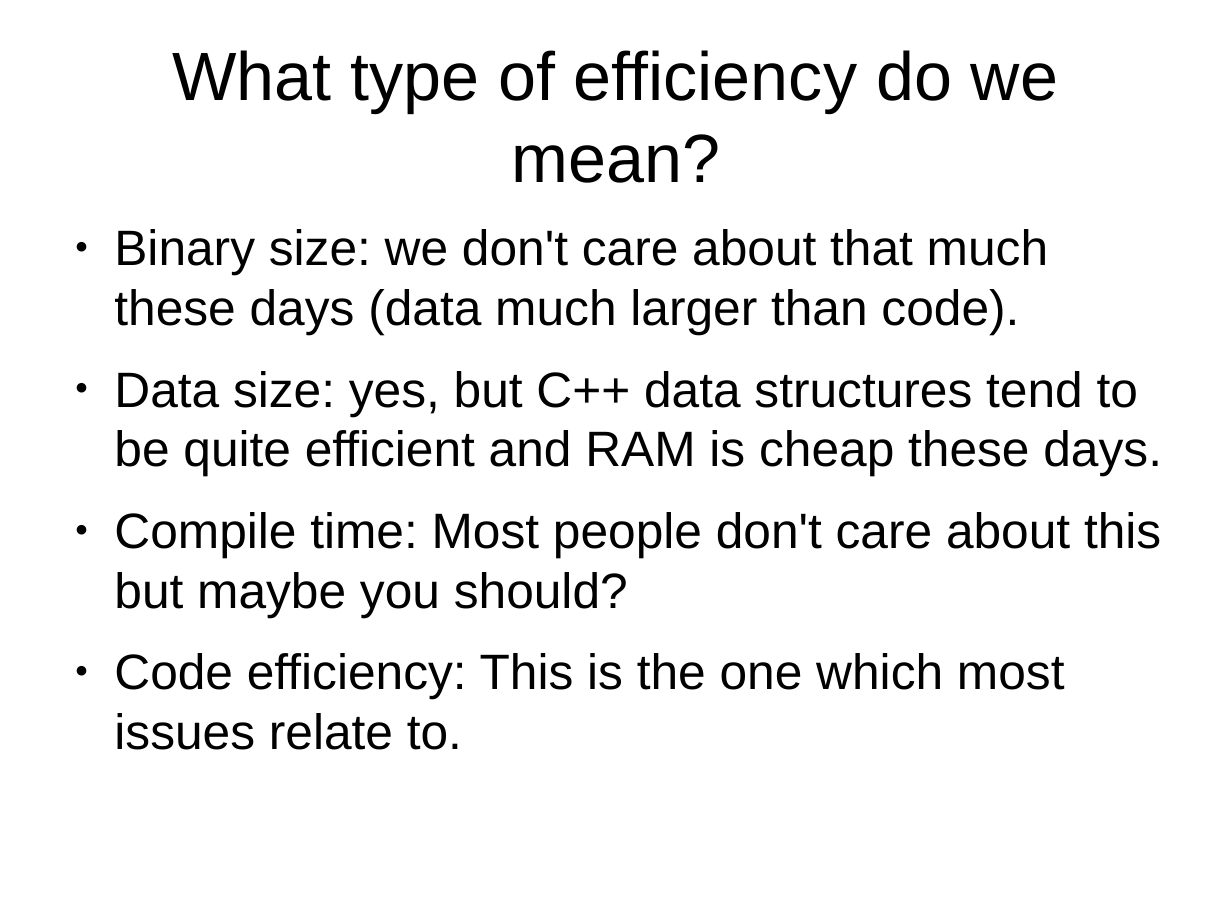
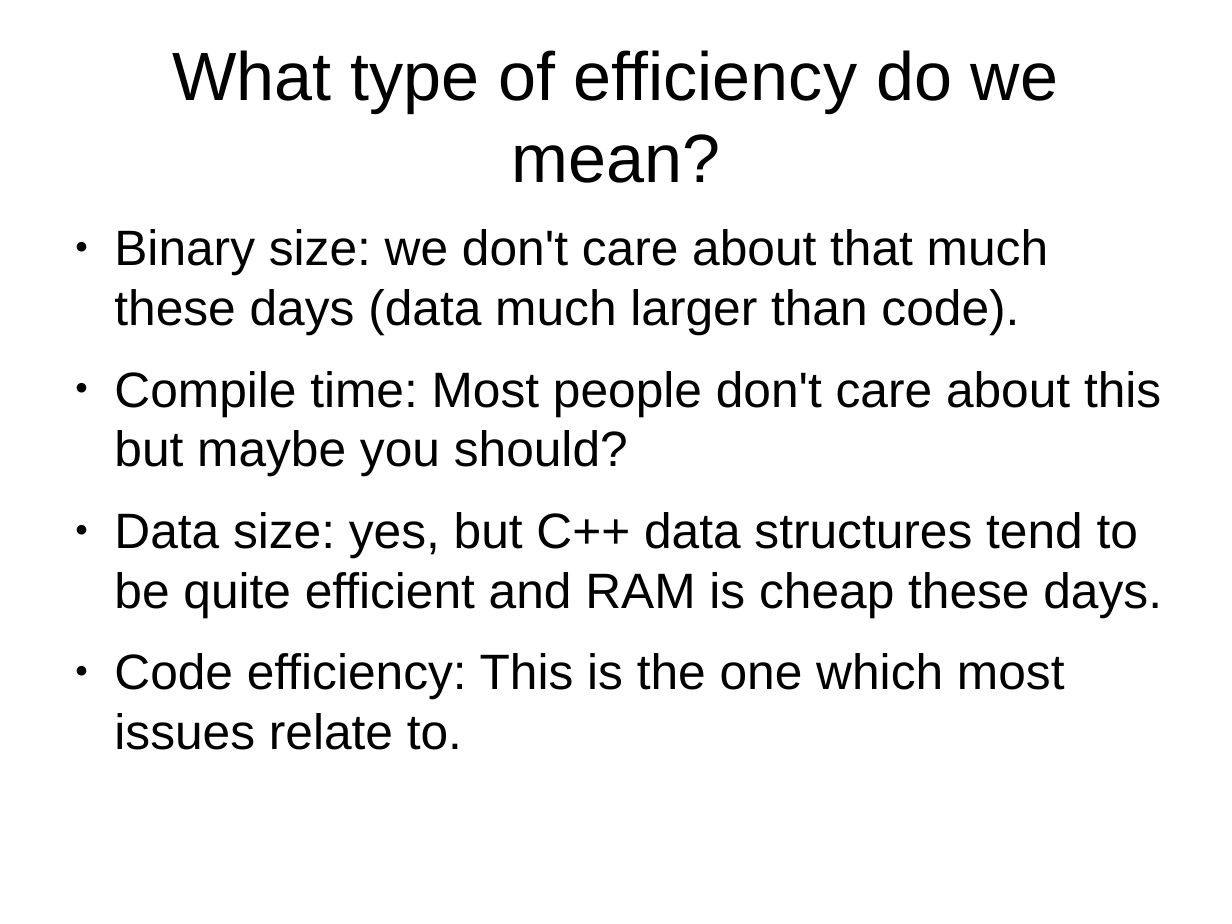
Before and after one commit to veltzer/demos, a slide deck: slide 45 of cpp/multi_core/effective_cplusplus.odp. Drawn at 1232x924 pixels with LibreOffice and Linux fonts; fonts in the diff are those of the drawing. Boxes give left, top, right and bottom in pixels: in the first picture for what was removed or moved away, otherwise in the second. Text is boxed around its words. In the diff, an @@ line names an element or a change of style, - is before the commit and + after.

```diff
--- a/cpp/multi_core/effective_cplusplus.odp
+++ b/cpp/multi_core/effective_cplusplus.odp
@@ text at (114,371,1161,476): paragraph added @@
+● Compile time: Most people don't care about this but maybe you should?
@@ text at (114,512,1161,617): paragraph removed @@
-● Compile time: Most people don't care about this but maybe you should?
```
Also in this commit, not shown: 11 other slides changed, 6 slides added, 1 other file.
